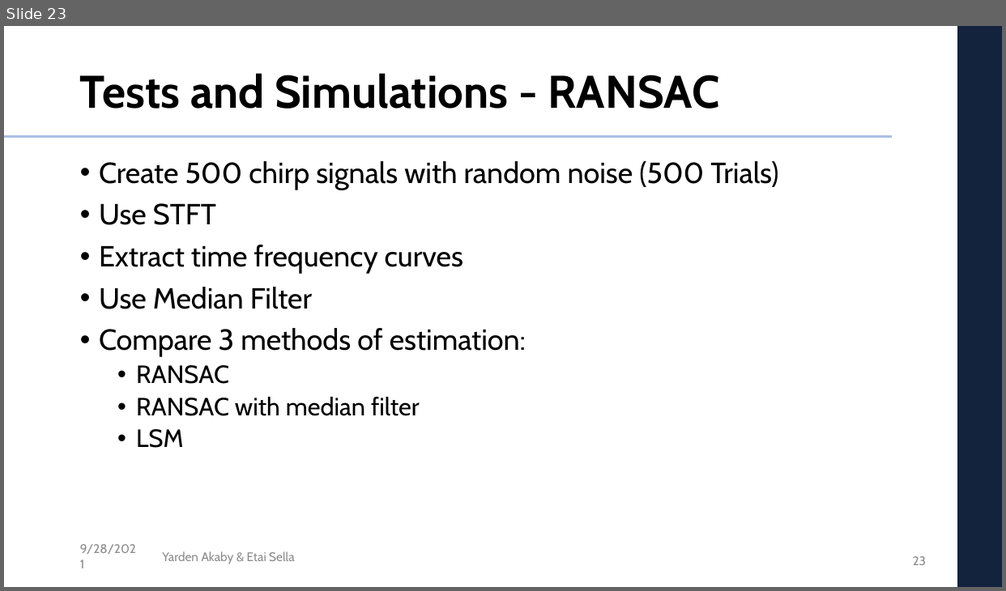
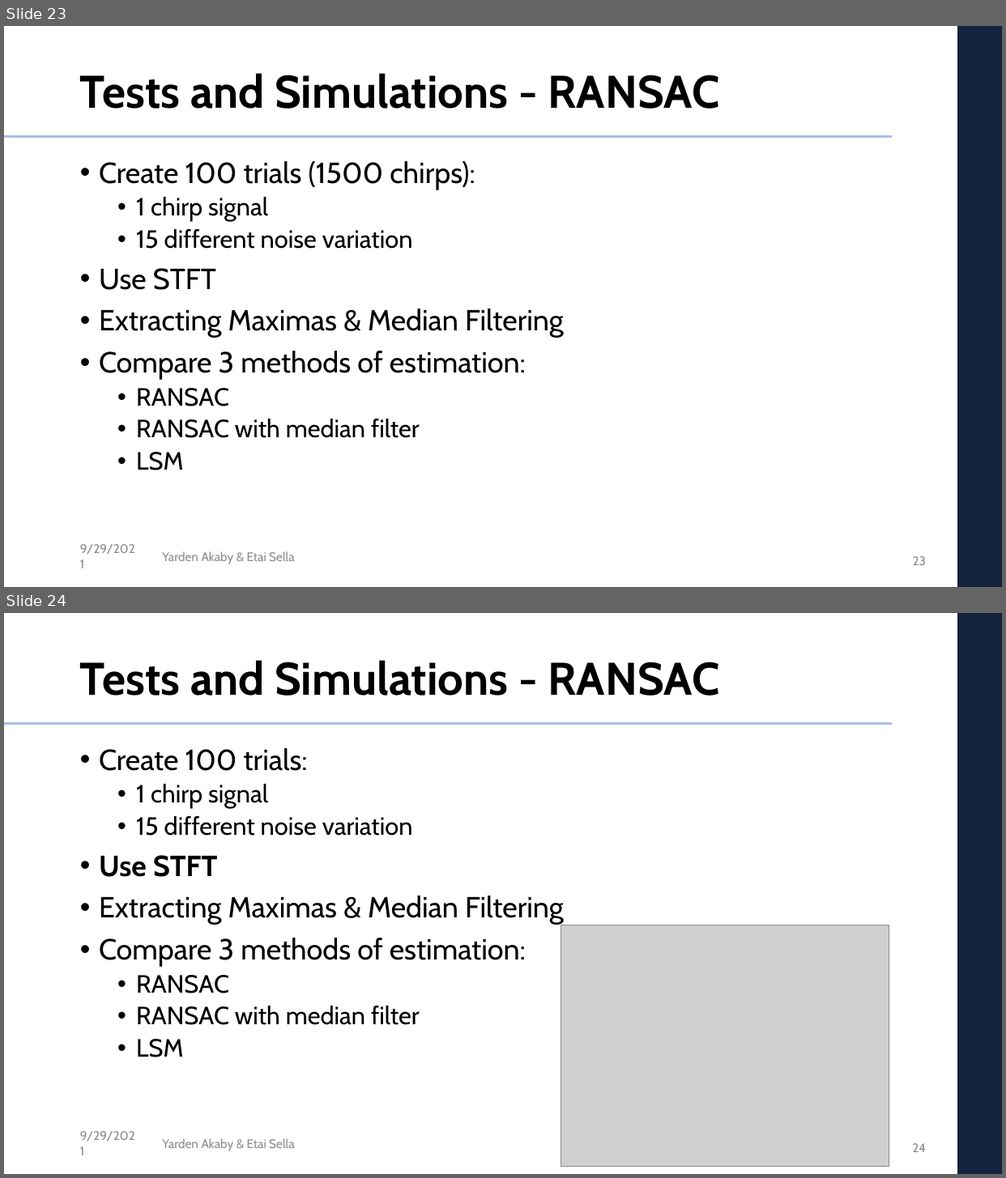
Before and after one commit to etaisella/multi_dim_DSP_final_project, a slide deck: presentation/DSP_project_presentation.pptx. Shown one above the other, each under a label of ours: slide 23 before the commit, slides 23 and 24 after it. The pictures are 1006x591 and 1006x1178 pixels, drawn with LibreOffice and Linux fonts; fonts in the diff are those of the drawing; grey boxes stand for pictures; background and template pictures are left out. Boxes give left, top, right and bottom in pixels: in the first picture for what was removed or moved away, otherwise in the second. Text is boxed around its words. In the diff, an @@ line names an element or a change of style, - is before the commit and + after.

```diff
--- a/presentation/DSP_project_presentation.pptx
+++ b/presentation/DSP_project_presentation.pptx
@@ slide 24 added at (4, 613, 1002, 1174), background #FFFFFF; not listed: 3 template elements that a slide beside it also shows @@
@@ title added at (80, 660, 719, 696), 44 pt, text #000000, bold @@
+Tests and Simulations - RANSAC
@@ text added at (99, 748, 564, 1058), 28 pt, text #000000 @@
+• Create 100 trials:
+  • 1 chirp signal
+  • 15 different noise variation
+• Use STFT
+• Extracting Maximas & Median Filtering
+• Compare 3 methods of estimation:
+  • RANSAC
+  • RANSAC with median filter
+  • LSM
@@ picture added at (561, 925, 889, 1166) @@
@@ text added at (80, 1131, 135, 1141), 12 pt, text #8C8C8C @@
+9/29/2021
@@ text added at (162, 1139, 294, 1152), 12 pt, text #8C8C8C @@
+Yarden Akaby & Etai Sella
@@ page number added at (912, 1144, 926, 1152), 12 pt, text #8C8C8C @@
+24
@@ slide 23 changed as well @@
@@ text at (99, 161, 475, 249): text changed; size 28 to 24 pt @@
-• Create 500 chirp signals with random noise (500 Trials)
+• Create 100 trials (1500 chirps):
+  • 1 chirp signal
+  • 15 different noise variation
@@ text at (99, 309, 564, 338): text changed @@
-• Extract time frequency curves
-• Use Median Filter
+• Extracting Maximas & Median Filtering
@@ text at (80, 544, 135, 554): text changed @@
-9/28/2021
+9/29/2021
```
Also in this commit, not shown: 26 other slides changed, 2 other slides added, 6 other files.
